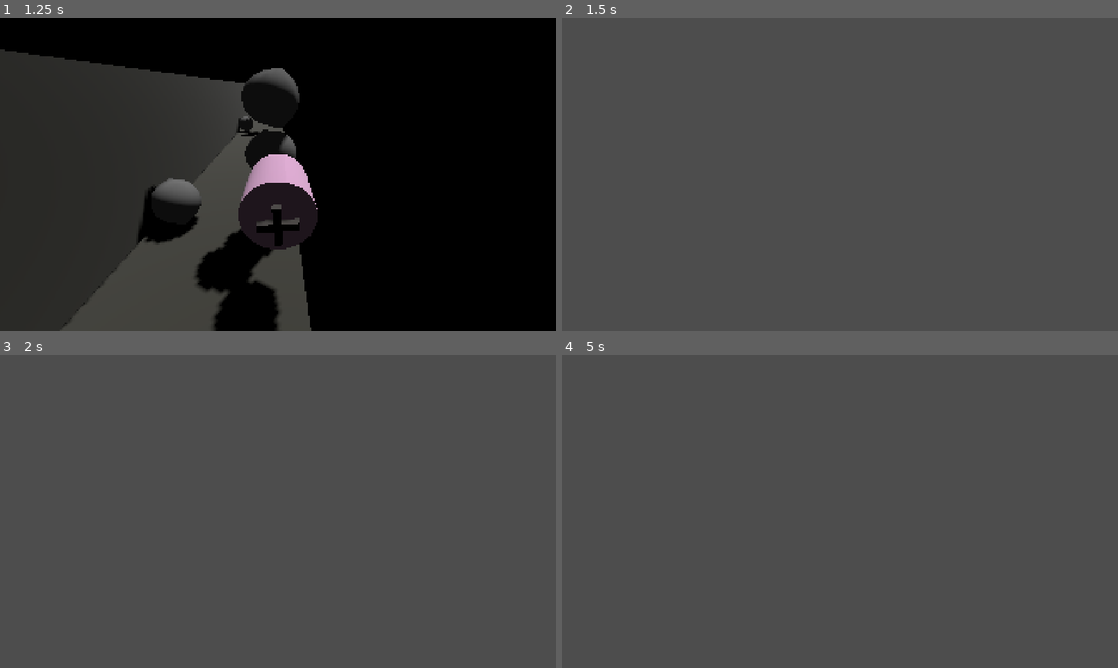
Above: before the commit, frames 1-4 (two rows, left to right).
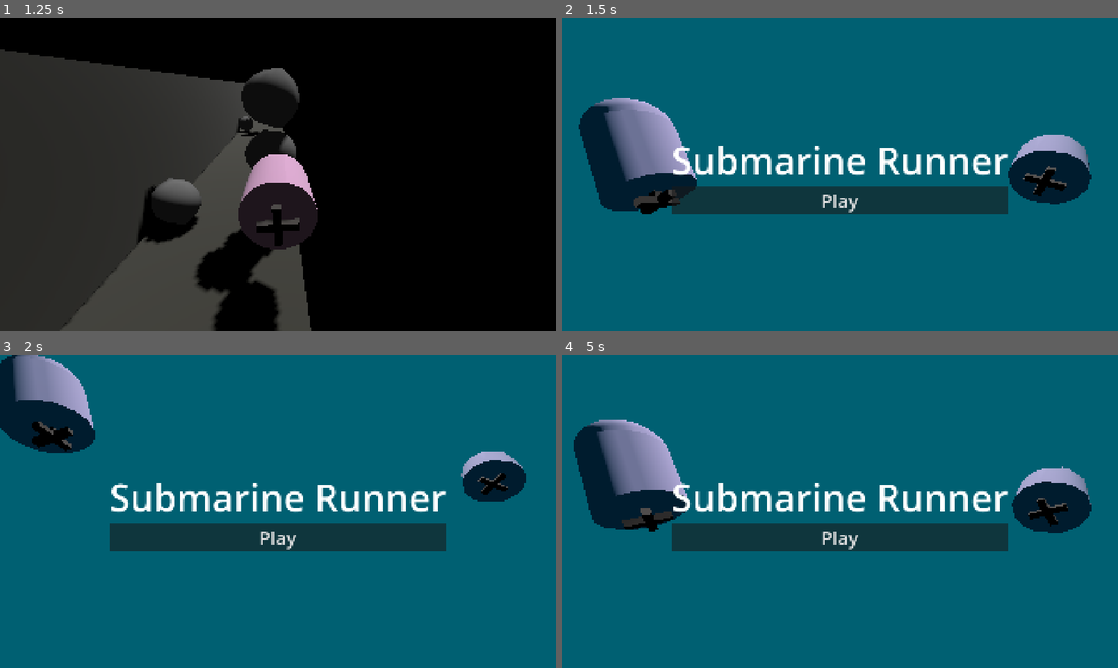
Above: after the commit, the same moments.

Repository: yunusey/submarine-runner
Game: Godot game, scene res://Main.tscn
Two runs of this game, one before a commit and one after it. Both use one fixed random seed, a clock stepped at 60 frames per second and the inputs below.
Inputs (mouse positions are in pixels of both pictures, inside the frame that each line leads up to):
- Up to frame 1 (1.25 s): hold D (move_right) from 0.53 s (still down)
- Up to frame 2 (1.5 s): release D (move_right) at 1.28 s; hold S (move_down) from 1.28 s (still down)
- Up to frame 3 (2 s): keep holding S (move_down)
- Up to frame 4 (5 s): release S (move_down) at 2 s; click (840, 536) at 2 s, where only the run after the commit has a clickable "Play"; hold D (move_right) 2.78-3.53 s; hold W (move_up) 3.53-4.28 s; hold A (move_left) from 4.28 s (still down)

Frame 1 is identical in both runs. In frame 2, 100% of the frame differs, in the area x 0-100%, y 0-100%; in frame 3, 100%; in frame 4, 100%.

Commit message:
Add a nice little basic menu

Diff:
--- /dev/null
+++ b/Main.gd
@@ -0,0 +1,15 @@
+extends Node3D
+
+
+# Called when the node enters the scene tree for the first time.
+func _ready() -> void:
+    pass # Replace with function body.
+
+
+# Called every frame. 'delta' is the elapsed time since the previous frame.
+func _process(delta: float) -> void:
+    pass
+
+
+func _on_player_died() -> void:
+    get_tree().change_scene_to_file("res://MainMenu/MainMenu.tscn")
--- a/Main.tscn
+++ b/Main.tscn
@@ -1,6 +1,7 @@
 [gd_scene format=3 uid="uid://chnjjvklsi6wc"]
 
 [ext_resource type="PackedScene" uid="uid://db5o4s57pbo8n" path="res://Player/Player.tscn" id="1_glv2v"]
+[ext_resource type="Script" uid="uid://h156mlwj1qan" path="res://Main.gd" id="1_r0du0"]
 [ext_resource type="PackedScene" uid="uid://c5ymabbxb5m5m" path="res://Map/Map.tscn" id="1_uu6xs"]
 
 [sub_resource type="Environment" id="Environment_faiif"]
@@ -9,6 +10,7 @@
 volumetric_fog_emission = Color(0.30311507, 0.6391897, 0.7404267, 1)
 
 [node name="Main" type="Node3D" unique_id=1983085931]
+script = ExtResource("1_r0du0")
 
 [node name="DirectionalLight3D" type="DirectionalLight3D" parent="." unique_id=575838125]
 transform = Transform3D(-0.8660254, -0.43301278, 0.25, 0, 0.49999997, 0.86602545, -0.50000006, 0.75, -0.43301266, 0, 0, 0)
@@ -25,3 +27,5 @@
 
 [node name="Camera3D" type="Camera3D" parent="Player" unique_id=596314887]
 transform = Transform3D(1, 0, 0, 0, 0.92069334, 0.39028683, 0, -0.39028683, 0.92069334, 0, 1.1704329, 2.4597282)
+
+[connection signal="died" from="Player" to="." method="_on_player_died"]
--- /dev/null
+++ b/MainMenu/Background/Background.gd
@@ -0,0 +1,14 @@
+extends Node3D
+
+@export var progress_speed = .2
+@export var fan_rotation_speed = 10.
+
+# Called when the node enters the scene tree for the first time.
+func _ready() -> void:
+    pass # Replace with function body.
+
+
+# Called every frame. 'delta' is the elapsed time since the previous frame.
+func _process(delta: float) -> void:
+    $BackgroundSubmarine/PathFollow3D.progress += progress_speed * delta
+    $Path3D/PathFollow3D/Submarine/Fan.rotate_x(delta * fan_rotation_speed)
--- /dev/null
+++ b/MainMenu/Background/Background.tscn
@@ -0,0 +1,25 @@
+[gd_scene format=3 uid="uid://ixydwys2ek0b"]
+
+[ext_resource type="PackedScene" uid="uid://bvp642erlr21k" path="res://MainMenu/Background/BackgroundSubmarine.tscn" id="2_t5mig"]
+
+[sub_resource type="Environment" id="Environment_e4dgc"]
+background_mode = 1
+background_color = Color(9.62615e-07, 0.37558797, 0.4482932, 1)
+
+[node name="Background" type="Node3D" unique_id=987687772]
+
+[node name="DirectionalLight3D" type="DirectionalLight3D" parent="." unique_id=1991166864]
+transform = Transform3D(-0.8660254, -0.43301278, 0.25, 0, 0.49999997, 0.86602545, -0.50000006, 0.75, -0.43301266, 0, 0, 0)
+light_energy = 2.8
+shadow_enabled = true
+
+[node name="WorldEnvironment" type="WorldEnvironment" parent="." unique_id=921380346]
+environment = SubResource("Environment_e4dgc")
+
+[node name="Camera3D" type="Camera3D" parent="." unique_id=344525570]
+transform = Transform3D(1, 0, 0, 0, 1, 0, 0, 0, 1, 0, 0, 2)
+
+[node name="BackgroundSubmarine" parent="." unique_id=601615461 instance=ExtResource("2_t5mig")]
+
+[node name="BackgroundSubmarine2" parent="." unique_id=1087566212 instance=ExtResource("2_t5mig")]
+transform = Transform3D(-0.47839245, -0.84558296, -0.23691785, 0.68606526, -0.19148757, -0.701888, 0.54813784, -0.4983191, 0.6717313, 0, 0, 0)
--- /dev/null
+++ b/MainMenu/Background/BackgroundSubmarine.gd
@@ -0,0 +1,14 @@
+extends Path3D
+
+@export var progress_speed = 1.
+@export var fan_rotation_speed = 10.
+
+# Called when the node enters the scene tree for the first time.
+func _ready() -> void:
+    pass # Replace with function body.
+
+
+# Called every frame. 'delta' is the elapsed time since the previous frame.
+func _process(delta: float) -> void:
+    $PathFollow3D.progress += progress_speed * delta
+    $PathFollow3D/Submarine/Fan.rotate_x(delta * fan_rotation_speed)
--- /dev/null
+++ b/MainMenu/Background/BackgroundSubmarine.tscn
@@ -0,0 +1,24 @@
+[gd_scene format=3 uid="uid://bvp642erlr21k"]
+
+[ext_resource type="Script" uid="uid://b37hkcnsq7fys" path="res://MainMenu/Background/BackgroundSubmarine.gd" id="1_dcpv1"]
+[ext_resource type="PackedScene" uid="uid://cj5krgmdjllan" path="res://Models/Submarine.glb" id="1_lw3ne"]
+
+[sub_resource type="Curve3D" id="Curve3D_t5mig"]
+closed = true
+_data = {
+"points": PackedVector3Array(-1.8362226, -0.98297143, 1.447643, 1.8362226, 0.98297143, -1.447643, 1, 0, 1, 0, 0, 0, 0, 0, 0, 1.2328761, 1.0251797, -1.0449834, 0.114173144, 1.0318371, -0.38134277, -0.114173144, -1.0318371, 0.38134277, -0.0015759766, 0.0012059212, -0.9960214),
+"tilts": PackedFloat32Array(0, 0, 0)
+}
+point_count = 3
+
+[node name="BackgroundSubmarine" type="Path3D" unique_id=601615461]
+curve = SubResource("Curve3D_t5mig")
+script = ExtResource("1_dcpv1")
+
+[node name="PathFollow3D" type="PathFollow3D" parent="." unique_id=1233895011]
+transform = Transform3D(0.61910766, -0.30432892, -0.72392267, 0, 0.921842, -0.38753217, 0.78529006, 0.2399271, 0.5707268, 1, 0, 1)
+
+[node name="Submarine" parent="PathFollow3D" unique_id=1094214665 instance=ExtResource("1_lw3ne")]
+transform = Transform3D(-0.0017263368, 0.13408567, 0.028054737, -0.0035542734, 0.028003667, -0.13406031, -0.13694303, -0.0024171248, 0.003125811, 0, 0, 0)
+
+[editable path="PathFollow3D/Submarine"]
--- /dev/null
+++ b/MainMenu/MainMenu.gd
@@ -0,0 +1,15 @@
+extends Control
+
+
+# Called when the node enters the scene tree for the first time.
+func _ready() -> void:
+    pass # Replace with function body.
+
+
+# Called every frame. 'delta' is the elapsed time since the previous frame.
+func _process(delta: float) -> void:
+    pass
+
+
+func _on_play_button_pressed() -> void:
+    get_tree().change_scene_to_file("res://Main.tscn")
--- /dev/null
+++ b/MainMenu/MainMenu.tscn
@@ -0,0 +1,44 @@
+[gd_scene format=3 uid="uid://bxmtbfh7rj427"]
+
+[ext_resource type="Script" uid="uid://txoo8ix3y3jr" path="res://MainMenu/MainMenu.gd" id="1_otibh"]
+[ext_resource type="PackedScene" uid="uid://ixydwys2ek0b" path="res://MainMenu/Background/Background.tscn" id="2_cruaa"]
+
+[node name="MainMenu" type="Control" unique_id=455271398]
+layout_mode = 3
+anchors_preset = 15
+anchor_right = 1.0
+anchor_bottom = 1.0
+grow_horizontal = 2
+grow_vertical = 2
+script = ExtResource("1_otibh")
+
+[node name="CanvasLayer" type="CanvasLayer" parent="." unique_id=11871748]
+
+[node name="Background" parent="CanvasLayer" unique_id=987687772 instance=ExtResource("2_cruaa")]
+
+[node name="VBoxContainer" type="VBoxContainer" parent="." unique_id=227005237]
+layout_mode = 1
+anchors_preset = 8
+anchor_left = 0.5
+anchor_top = 0.5
+anchor_right = 0.5
+anchor_bottom = 0.5
+offset_left = -20.5
+offset_top = -20.0
+offset_right = 20.5
+offset_bottom = 20.0
+grow_horizontal = 2
+grow_vertical = 2
+alignment = 1
+
+[node name="Label" type="Label" parent="VBoxContainer" unique_id=251826365]
+layout_mode = 2
+theme_override_font_sizes/font_size = 128
+text = "Submarine Runner"
+
+[node name="PlayButton" type="Button" parent="VBoxContainer" unique_id=1918236077]
+layout_mode = 2
+theme_override_font_sizes/font_size = 64
+text = "Play"
+
+[connection signal="pressed" from="VBoxContainer/PlayButton" to="." method="_on_play_button_pressed"]
--- a/Player/Player.gd
+++ b/Player/Player.gd
@@ -3,6 +3,8 @@
 @export var fan_rotation_speed: float = 2.0
 @export var player_speed: float = 10.0
 @export var player_sensitivity: float = 5.0
+
+signal died
 
 
 func _ready() -> void:
@@ -25,10 +27,16 @@
         _on_collision(collision)
 
 
+# NOTE: To make sure that died is emitted one time--to avoid race conditions
+var is_dead: bool = false
 func _on_collision(collision: KinematicCollision3D):
+    if is_dead:
+        return
+
     var collider: Node = collision.get_collider() as Node
     if collider.is_in_group("obstacle"):
-        queue_free()
+        is_dead = true
+        died.emit()
 
 
 func _process(delta: float) -> void:
Not shown, added: Main.gd.uid
Not shown, added: MainMenu/Background/Background.gd.uid
Not shown, added: MainMenu/Background/BackgroundSubmarine.gd.uid
Not shown, added: MainMenu/MainMenu.gd.uid
